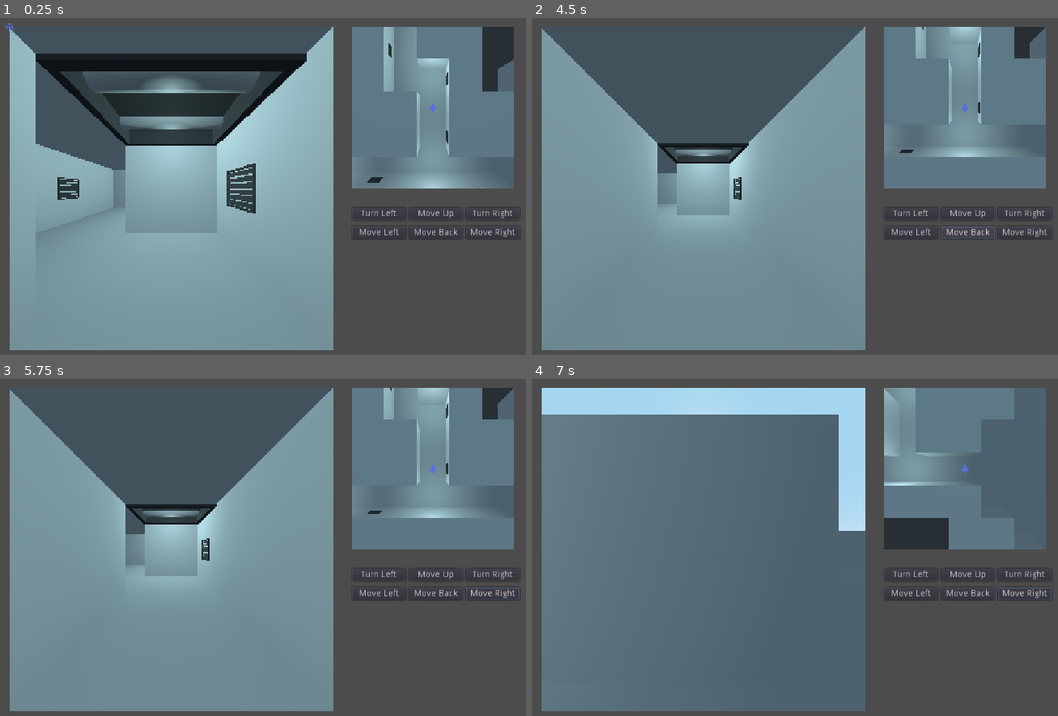
Above: before the commit, frames 1-4 (two rows, left to right).
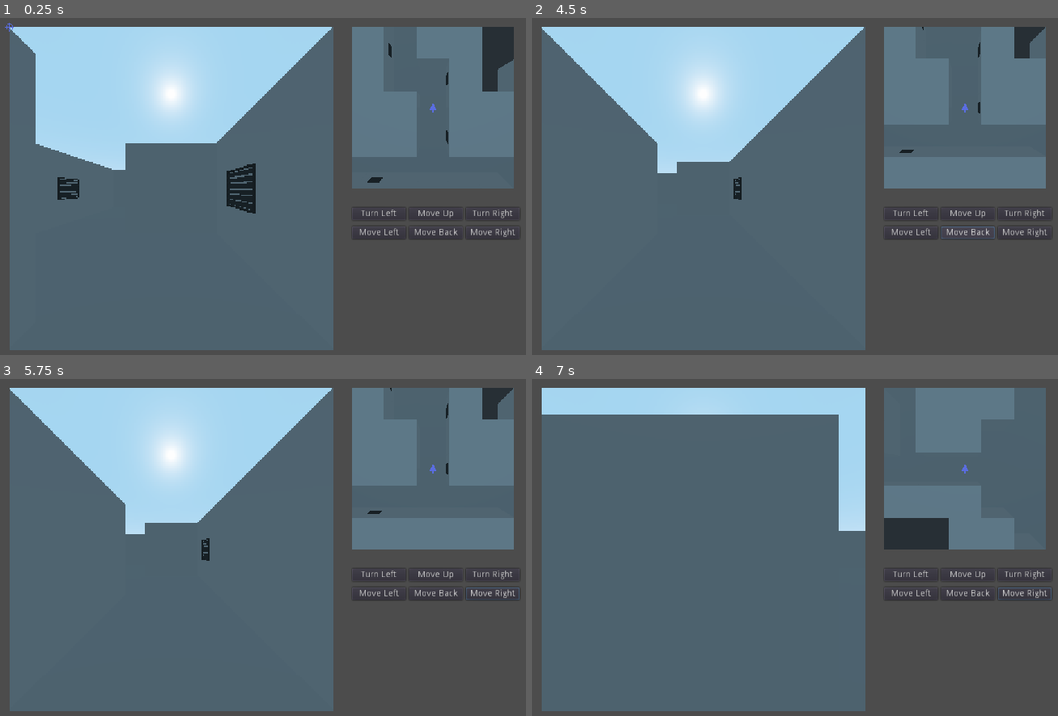
Above: after the commit, the same moments.

Repository: archaeopteryx4216/dungeon-crawler-jam-2021
Game: Godot game, scene res://main.tscn
Same seed, same stepped clock (60 frames per second), same inputs: the game is played once before the commit and once after it.
Inputs (mouse positions are in pixels of both pictures, inside the frame that each line leads up to):
- Up to frame 1 (0.25 s): no input
- Up to frame 2 (4.5 s): click "Turn Left" at 0.5 s; click "Move Up" at 1.25 s; click "Turn Right" at 2 s; click "Move Left" at 2.75 s; click "Move Right" at 3.5 s; click "Move Back" at 4.25 s
- Up to frame 3 (5.75 s): move the mouse to (457, 540) at 5.02 s; hold Right (move_right) from 5.03 s (still down)
- Up to frame 4 (7 s): tap Enter at 5.75 s; move the mouse to (716, 577) at 5.77 s; release Right (move_right) at 5.78 s; hold Down (move_down) 5.78-6.53 s; tap Space at 6.5 s; move the mouse to (910, 476) at 6.52 s; hold Right (move_right) from 6.53 s (still down)

The runs differ from the first frame. In frame 1, 63% of the frame differs, in the area x 1-92%, y 2-99%; in frame 2, 63%; in frame 3, 63%; in frame 4, 3.9%.

Commit message:
Removed Ceiling for now

Diff:
--- a/main.tscn
+++ b/main.tscn
@@ -6,8 +6,6 @@
 [ext_resource path="res://crosshairs.png" type="Texture" id=4]
 [ext_resource path="res://crosshairs.gd" type="Script" id=5]
 [ext_resource path="res://details_mesh_library.tres" type="MeshLibrary" id=6]
-[ext_resource path="res://ceiling light.tscn" type="PackedScene" id=7]
-[ext_resource path="res://ceiling panel.tscn" type="PackedScene" id=8]
 [ext_resource path="res://floor_mesh_library.tres" type="MeshLibrary" id=9]
 
 [node name="Control" type="Control"]
@@ -186,53 +184,6 @@
 __meta__ = {
 "_editor_clip_": 0
 }
-
-[node name="Ceiling" type="Spatial" parent="."]
-
-[node name="ceiling light" parent="Ceiling" instance=ExtResource( 7 )]
-transform = Transform( 1, 0, 0, 0, 1, 0, 0, 0, 1, 0, 2, -2 )
-
-[node name="ceiling light2" parent="Ceiling" instance=ExtResource( 7 )]
-transform = Transform( 1, 0, 0, 0, 1, 0, 0, 0, 1, 0, 2, 4 )
-
-[node name="ceiling light3" parent="Ceiling" instance=ExtResource( 7 )]
-transform = Transform( 1, 0, 0, 0, 1, 0, 0, 0, 1, -8, 2, 4 )
-
-[node name="ceiling light4" parent="Ceiling" instance=ExtResource( 7 )]
-transform = Transform( 1, 0, 0, 0, 1, 0, 0, 0, 1, -8, 2, -2 )
-
-[node name="ceiling light5" parent="Ceiling" instance=ExtResource( 7 )]
-transform = Transform( 1, 0, 0, 0, 1, 0, 0, 0, 1, 0, 2, -6 )
-
-[node name="ceiling light6" parent="Ceiling" instance=ExtResource( 7 )]
-transform = Transform( 1, 0, 0, 0, 1, 0, 0, 0, 1, -4, 2, -12 )
-
-[node name="ceiling light7" parent="Ceiling" instance=ExtResource( 7 )]
-transform = Transform( 1, 0, 0, 0, 1, 0, 0, 0, 1, -8, 2, -6 )
-
-[node name="ceiling panel" parent="Ceiling" instance=ExtResource( 8 )]
-transform = Transform( 1, 0, 0, 0, 1, 0, 0, 0, 2, 0, 2, 1 )
-
-[node name="ceiling panel2" parent="Ceiling" instance=ExtResource( 8 )]
-transform = Transform( 3, 0, 0, 0, 1, 0, 0, 0, 3, -4, 2, -4 )
-
-[node name="ceiling panel3" parent="Ceiling" instance=ExtResource( 8 )]
-transform = Transform( 1, 0, 0, 0, 1, 0, 0, 0, 3, 0, 2, -10 )
-
-[node name="ceiling panel4" parent="Ceiling" instance=ExtResource( 8 )]
-transform = Transform( 1, 0, 0, 0, 1, 0, 0, 0, 2, -8, 2, 1 )
-
-[node name="ceiling panel5" parent="Ceiling" instance=ExtResource( 8 )]
-transform = Transform( 1, 0, 0, 0, 1, 0, 0, 0, 3, -8, 2, -10 )
-
-[node name="ceiling panel6" parent="Ceiling" instance=ExtResource( 8 )]
-transform = Transform( 1, 0, 0, 0, 1, 0, 0, 0, 1, -2, 2, -12 )
-
-[node name="ceiling panel7" parent="Ceiling" instance=ExtResource( 8 )]
-transform = Transform( 1, 0, 0, 0, 1, 0, 0, 0, 1, -6, 2, -12 )
-
-[node name="ceiling panel8" parent="Ceiling" instance=ExtResource( 8 )]
-transform = Transform( 3, 0, 0, 0, 1, 0, 0, 0, 1, -4, 2, 4 )
 [connection signal="pressed" from="button_container/turn_left" to="." method="_on_turn_left_pressed"]
 [connection signal="pressed" from="button_container/move_up" to="." method="_on_move_up_pressed"]
 [connection signal="pressed" from="button_container/turn_right" to="." method="_on_turn_right_pressed"]
Not shown: 1 places in main.tscn that only renumber resources
